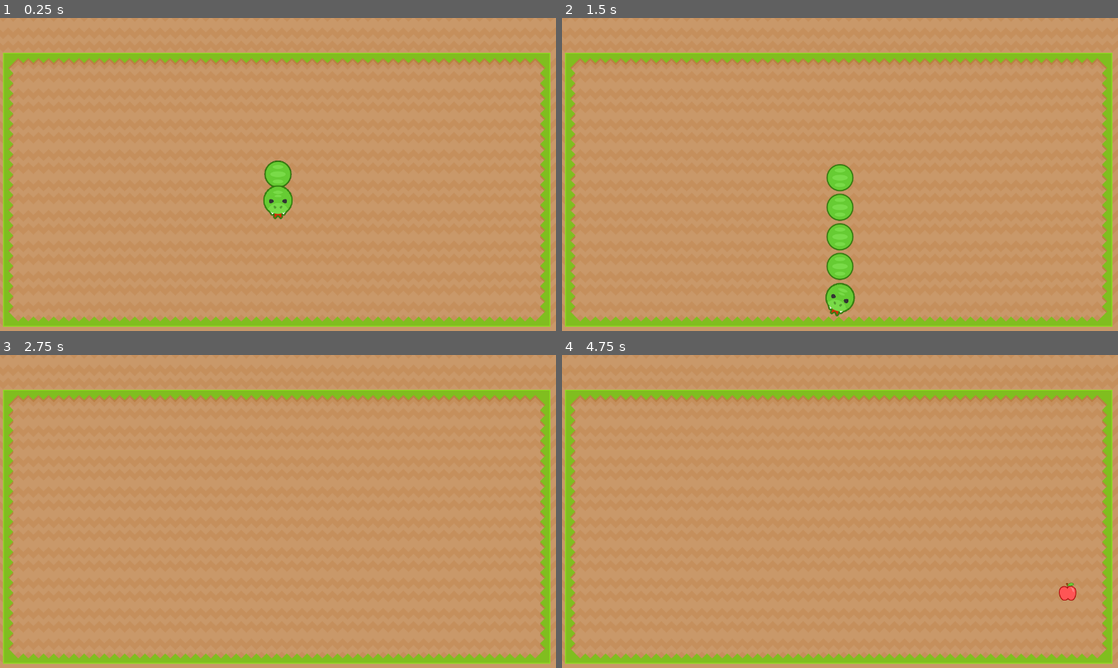
Above: before the commit, frames 1-4 (two rows, left to right).
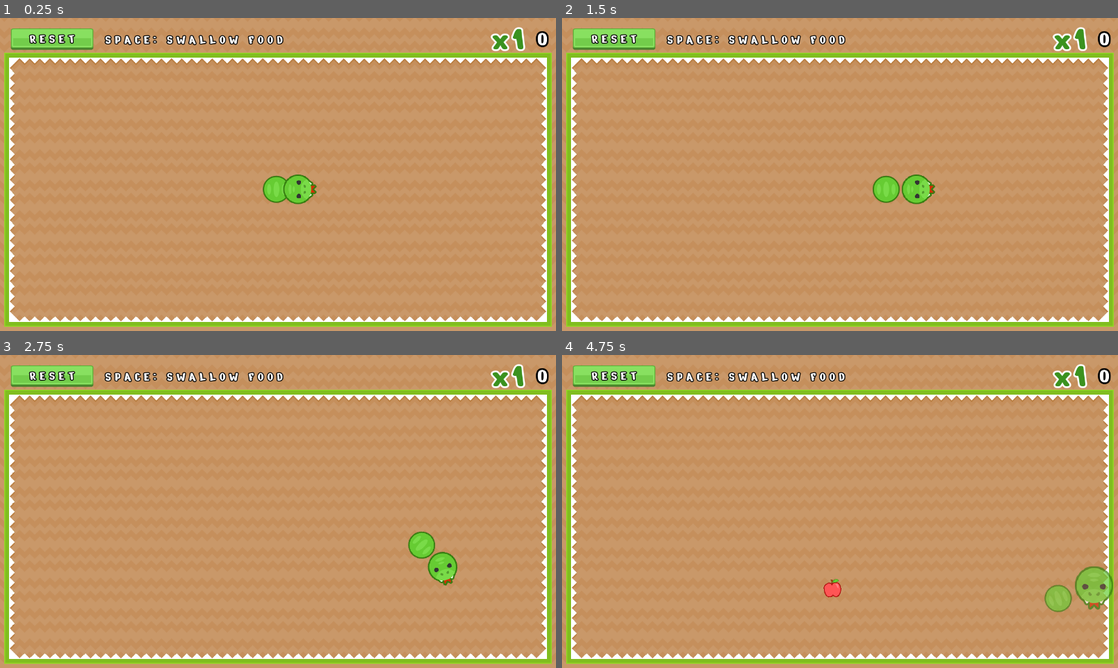
Above: after the commit, the same moments.

Repository: Dancovich/hungry_snake
Game: Godot game, scene res://stage/stage.tscn
Two runs of this game, one before a commit and one after it. Both use one fixed random seed, a clock stepped at 60 frames per second and the inputs below.
Inputs (mouse positions are in pixels of both pictures, inside the frame that each line leads up to):
- Up to frame 1 (0.25 s): no input
- Up to frame 2 (1.5 s): click (612, 39) at 0.52 s; hold Right (move_right) from 1.28 s (still down); hold Space (eat, bound only after the commit) from 1.28 s (still down)
- Up to frame 3 (2.75 s): release Right (move_right) at 2.03 s; release Space (eat, bound only after the commit) at 2.03 s; hold Down (move_down) from 2.03 s (still down); tap Space (eat, bound only after the commit) at 2.1 s
- Up to frame 4 (4.75 s): release Down (move_down) at 2.78 s; hold Right (move_right) 2.78-3.53 s; hold Space (eat, bound only after the commit) 2.78-3.53 s; hold Up (move_up) 3.53-4.28 s; tap Space (eat, bound only after the commit) at 3.6 s; hold Left (move_left) from 4.28 s (still down); hold Space (eat, bound only after the commit) from 4.28 s (still down)

The runs differ from the first frame. In frame 1, 7.1% of the frame differs, in the area x 0-100%, y 2-99%; in frame 2, 8.7%; in frame 3, 6.9%; in frame 4, 7.3%.

Commit message:
Implemented scoring system and reset button

Diff:
--- a/project.godot
+++ b/project.godot
@@ -73,24 +73,42 @@
 "deadzone": 0.5,
 "events": [ Object(InputEventKey,"resource_local_to_scene":false,"resource_name":"","device":0,"alt":false,"shift":false,"control":false,"meta":false,"command":false,"pressed":false,"scancode":16777232,"unicode":0,"echo":false,"script":null)
 , Object(InputEventJoypadMotion,"resource_local_to_scene":false,"resource_name":"","device":0,"axis":1,"axis_value":-1.0,"script":null)
+, Object(InputEventKey,"resource_local_to_scene":false,"resource_name":"","device":0,"alt":false,"shift":false,"control":false,"meta":false,"command":false,"pressed":false,"scancode":87,"unicode":0,"echo":false,"script":null)
  ]
 }
 move_down={
 "deadzone": 0.5,
 "events": [ Object(InputEventKey,"resource_local_to_scene":false,"resource_name":"","device":0,"alt":false,"shift":false,"control":false,"meta":false,"command":false,"pressed":false,"scancode":16777234,"unicode":0,"echo":false,"script":null)
 , Object(InputEventJoypadMotion,"resource_local_to_scene":false,"resource_name":"","device":0,"axis":1,"axis_value":1.0,"script":null)
+, Object(InputEventKey,"resource_local_to_scene":false,"resource_name":"","device":0,"alt":false,"shift":false,"control":false,"meta":false,"command":false,"pressed":false,"scancode":83,"unicode":0,"echo":false,"script":null)
  ]
 }
 move_left={
 "deadzone": 0.5,
 "events": [ Object(InputEventKey,"resource_local_to_scene":false,"resource_name":"","device":0,"alt":false,"shift":false,"control":false,"meta":false,"command":false,"pressed":false,"scancode":16777231,"unicode":0,"echo":false,"script":null)
 , Object(InputEventJoypadMotion,"resource_local_to_scene":false,"resource_name":"","device":0,"axis":0,"axis_value":-1.0,"script":null)
+, Object(InputEventKey,"resource_local_to_scene":false,"resource_name":"","device":0,"alt":false,"shift":false,"control":false,"meta":false,"command":false,"pressed":false,"scancode":65,"unicode":0,"echo":false,"script":null)
  ]
 }
 move_right={
 "deadzone": 0.5,
 "events": [ Object(InputEventKey,"resource_local_to_scene":false,"resource_name":"","device":0,"alt":false,"shift":false,"control":false,"meta":false,"command":false,"pressed":false,"scancode":16777233,"unicode":0,"echo":false,"script":null)
 , Object(InputEventJoypadMotion,"resource_local_to_scene":false,"resource_name":"","device":0,"axis":0,"axis_value":1.0,"script":null)
+, Object(InputEventKey,"resource_local_to_scene":false,"resource_name":"","device":0,"alt":false,"shift":false,"control":false,"meta":false,"command":false,"pressed":false,"scancode":68,"unicode":0,"echo":false,"script":null)
+ ]
+}
+eat={
+"deadzone": 0.5,
+"events": [ Object(InputEventKey,"resource_local_to_scene":false,"resource_name":"","device":0,"alt":false,"shift":false,"control":false,"meta":false,"command":false,"pressed":false,"scancode":32,"unicode":0,"echo":false,"script":null)
+, Object(InputEventJoypadButton,"resource_local_to_scene":false,"resource_name":"","device":0,"button_index":0,"pressure":0.0,"pressed":false,"script":null)
+ ]
+}
+accept={
+"deadzone": 0.5,
+"events": [ Object(InputEventKey,"resource_local_to_scene":false,"resource_name":"","device":0,"alt":false,"shift":false,"control":false,"meta":false,"command":false,"pressed":false,"scancode":32,"unicode":0,"echo":false,"script":null)
+, Object(InputEventKey,"resource_local_to_scene":false,"resource_name":"","device":0,"alt":false,"shift":false,"control":false,"meta":false,"command":false,"pressed":false,"scancode":16777221,"unicode":0,"echo":false,"script":null)
+, Object(InputEventJoypadButton,"resource_local_to_scene":false,"resource_name":"","device":0,"button_index":11,"pressure":0.0,"pressed":false,"script":null)
+, Object(InputEventJoypadButton,"resource_local_to_scene":false,"resource_name":"","device":0,"button_index":0,"pressure":0.0,"pressed":false,"script":null)
  ]
 }
 
--- /dev/null
+++ b/resources/font_outline_30.tres
@@ -0,0 +1,10 @@
+[gd_resource type="DynamicFont" load_steps=2 format=2]
+
+[ext_resource path="res://resources/nerko_one_regular.ttf" type="DynamicFontData" id=1]
+
+[resource]
+size = 30
+outline_size = 2
+outline_color = Color( 0, 0, 0, 1 )
+extra_spacing_char = 8
+font_data = ExtResource( 1 )
--- /dev/null
+++ b/resources/font_outline_50.tres
@@ -0,0 +1,10 @@
+[gd_resource type="DynamicFont" load_steps=2 format=2]
+
+[ext_resource path="res://resources/nerko_one_regular.ttf" type="DynamicFontData" id=1]
+
+[resource]
+size = 50
+outline_size = 4
+outline_color = Color( 0, 0, 0, 1 )
+extra_spacing_char = 8
+font_data = ExtResource( 1 )
--- /dev/null
+++ b/resources/font_outline_red_80.tres
@@ -0,0 +1,9 @@
+[gd_resource type="DynamicFont" load_steps=2 format=2]
+
+[ext_resource path="res://resources/nerko_one_regular.ttf" type="DynamicFontData" id=1]
+
+[resource]
+size = 80
+outline_size = 4
+extra_spacing_char = 8
+font_data = ExtResource( 1 )
--- a/snake/snake.gd
+++ b/snake/snake.gd
@@ -1,12 +1,14 @@
 class_name Snake
 extends Node2D
 
-signal food_eaten(food)
+signal food_eaten(snake, food)
+signal food_swallowed(snake, qtd_food_swallowed)
 signal dead
 
-const SPEED := 240.0
-const ROTATION_SPEED := 3.5
+const SPEED := 200.0
+const ROTATION_SPEED := 2.2
 const DEFAULT_SIZE := 0.85
+const SIZE_INCREMENT := 0.2
 
 export var snake_body: PackedScene = preload("res://snake/snake_body_part.tscn")
 
@@ -14,13 +16,25 @@
 onready var _anim: AnimationPlayer = $AnimationPlayer
 
 var _body_parts := []
-var _speed := Vector2.DOWN * SPEED
+var _speed := Vector2.RIGHT * SPEED
 var _size := DEFAULT_SIZE
 var _queue_kill := false
 
+func set_snake_position(pos: Vector2) -> void:
+	_head.position = pos
+	for part in _body_parts:
+		part.position = pos
+
 func increase_size() -> void:
-	_size += 0.1
+	_size += SIZE_INCREMENT
 	_head.scale_head = _size
+
+func count_size_increments() -> int:
+	var value := (_size - DEFAULT_SIZE) / SIZE_INCREMENT
+	return int(round(value))
+
+func count_body_parts() -> int:
+	return _body_parts.size()
 
 func reset_size() -> void:
 	_size = DEFAULT_SIZE
@@ -73,9 +87,16 @@
 	_head.connect("body_entered", self, "_on_object_contact")
 
 	add_body_part()
-	add_body_part()
-	add_body_part()
-	add_body_part()
+
+func _unhandled_input(event: InputEvent) -> void:
+	if !_queue_kill && \
+			_size > DEFAULT_SIZE && \
+			event.is_action_pressed("eat"):
+		get_tree().set_input_as_handled()
+		var qtd_food_swallowed := count_size_increments()
+		reset_size()
+		add_body_part()
+		emit_signal("food_swallowed", self, qtd_food_swallowed)
 
 func _physics_process(delta: float) -> void:
 	if _queue_kill:
@@ -118,9 +139,9 @@
 		return
 
 	if area is Food && area.active:
-		emit_signal("food_eaten", area)
 		increase_size()
+		emit_signal("food_eaten", self, area)
 	elif area is Thorn && area.active:
 		kill()
-	elif !(area is Thorn):
+	elif area is TileMap:
 		kill()
--- a/stage/food.gd
+++ b/stage/food.gd
@@ -22,7 +22,7 @@
 func _ready() -> void:
 	visible = false
 
-func _process(delta: float) -> void:
+func _process(_delta: float) -> void:
 	if _queue_kill:
 		return
 
--- a/stage/stage.gd
+++ b/stage/stage.gd
@@ -1,4 +1,6 @@
 extends Node2D
+
+const MAX_THORNS := 10
 
 export var snake_scene: PackedScene = preload("res://snake/snake.tscn")
 export var food_scene: PackedScene = preload("res://stage/food.tscn")
@@ -10,55 +12,163 @@
 onready var _spawn_bl: Position2D = $SpawnBL
 onready var _spawn_tr: Position2D = $SpawnTR
 
+onready var _node_score: Label = $Hud/GridContainer/Score
+onready var _node_multiplier: Label = $Hud/GridContainer/Multiplier
+onready var _node_score_grid: GridContainer = $Hud/GridContainer
+
+var _snake: Snake
+var _score := 0
+var _multiplier := 1.0
+var _qtd_thorns := 0
+var _gameover := false
+
 func _ready() -> void:
 	reset_game()
 
-func _physics_process(delta: float) -> void:
+func _physics_process(_delta: float) -> void:
 	spawn_food()
+	spawn_thorn()
 
 func reset_game() -> void:
+	randomize()
+
+	_gameover = false
+	_score = 0
+	_multiplier = 1.0
+	_qtd_thorns = 0
+	_node_score.text = str(_score)
+	_node_multiplier.text = "x" + str(_multiplier)
+	_node_score_grid.anchor_left = 1.0
+	_node_score_grid.anchor_right = 1.0
+	_node_score_grid.anchor_top = 0.0
+	_node_score_grid.anchor_bottom = 0.0
+
 	var entities: Node2D = $Entities
 
 	for entity in entities.get_children():
 		entity.queue_free()
 
-	var snake: Snake = snake_scene.instance()
-	entities.add_child(snake)
-	snake.add_to_group("player")
-	snake.connect("food_eaten", self, "_on_food_eaten")
-	snake.position = Vector2(640, 360)
+	spawn_snake()
 
-func can_spawn(position: Vector2, min_distance: float = 200.0) -> bool:
-	var snakes = get_tree().get_nodes_in_group("player")
-	if !snakes.empty():
-		var snake: Snake = snakes.front()
-		var parts = snake.get_body_parts()
+func can_spawn(position: Vector2, min_distance: float, min_distance_snake: float) -> bool:
+	var min_distance_sqr := pow(min_distance, 2.0)
+	var min_distance_snake_sqr := pow(min_distance_snake, 2.0)
+
+	if _snake != null && is_instance_valid(_snake):
+		var parts = _snake.get_body_parts()
 		for obst in parts:
-			if obst.position.distance_to(position) <= min_distance:
+			if obst.global_position.distance_squared_to(position) <= min_distance_snake_sqr:
 				return false
 
 	var obstacles = get_tree().get_nodes_in_group("spawn_obstacles")
 	for obst in obstacles:
-		if obst.position.distance_to(position) <= min_distance:
+		if obst.position.distance_squared_to(position) <= min_distance_sqr:
 			return false
 	return true
+
+func spawn_snake() -> void:
+	if _gameover:
+		return
+
+	var position := Vector2(\
+		((_spawn_tr.position.x - _spawn_tl.position.x) / 2.0) + _spawn_tl.position.x, \
+		((_spawn_bl.position.y - _spawn_tl.position.y) / 2.0) + _spawn_tl.position.y)
+
+	var allowed := can_spawn(position, 200.0, 0.0)
+
+	var attempts := 0
+	while attempts < 100 && !allowed:
+		position.x = rand_range(_spawn_tl.position.x, _spawn_tr.position.x)
+		position.y = rand_range(_spawn_tl.position.y, _spawn_bl.position.y)
+		allowed = can_spawn(position, 200.0, 0.0)
+		attempts = attempts + 1
+
+	if allowed:
+		if _snake != null && is_instance_valid(_snake):
+			_snake.queue_free()
+
+		_snake = snake_scene.instance()
+		$Entities.add_child(_snake)
+
+		# warning-ignore:return_value_discarded
+		_snake.connect("food_eaten", self, "_on_food_eaten")
+		# warning-ignore:return_value_discarded
+		_snake.connect("food_swallowed", self, "_on_food_swallowed")
+		# warning-ignore:return_value_discarded
+		_snake.connect("dead", self, "_on_snake_dead")
+
+		_snake.position = Vector2.ZERO
+		_snake.set_snake_position(position)
+
+func spawn_thorn(force: bool = false) -> void:
+	if _qtd_thorns > MAX_THORNS:
+		return
+
+	var value := randi()
+	if !force:
+		if _thorn_timer.is_stopped():
+			_thorn_timer.start()
+			yield(_thorn_timer, "timeout")
+		else:
+			return
+
+	if _gameover:
+		return
+
+	var position := Vector2.ZERO
+	var allowed := false
+	var attempts := 0
+	while attempts < 10 && !allowed:
+		position.x = rand_range(_spawn_tl.position.x, _spawn_tr.position.x)
+		position.y = rand_range(_spawn_tl.position.y, _spawn_bl.position.y)
+		allowed = can_spawn(position, 80.0, 300.0)
+		attempts = attempts + 1
+
+	if allowed:
+		var thorn: Thorn = thorn_scene.instance()
+		$Entities.add_child(thorn)
+		thorn.position = position
+		thorn.add_to_group("spawn_obstacles")
+		$Entities.move_child(thorn, 0)
+		_qtd_thorns = _qtd_thorns + 1
 
 func spawn_food() -> void:
 	if _food_timer.is_stopped():
 		_food_timer.start()
 		yield(_food_timer, "timeout")
 
+		if _gameover:
+			return
+
 		var position := Vector2.ZERO
 		var allowed := false
-		while !allowed:
+		var attempts := 0
+		while attempts < 10 && !allowed:
 			position.x = rand_range(_spawn_tl.position.x, _spawn_tr.position.x)
 			position.y = rand_range(_spawn_tl.position.y, _spawn_bl.position.y)
-			allowed = can_spawn(position)
+			allowed = can_spawn(position, 80.0, 180.0)
+			attempts = attempts + 1
 
-		var food: Food = food_scene.instance()
-		$Entities.add_child(food)
-		food.position = position
-		food.add_to_group("spawn_obstacles")
+		if allowed:
+			var food: Food = food_scene.instance()
+			$Entities.add_child(food)
+			food.position = position
+			food.add_to_group("spawn_obstacles")
+			$Entities.move_child(food, 0)
 
-func _on_food_eaten(food) -> void:
+func _on_food_eaten(snake: Snake, food: Food) -> void:
 	food.kill()
+	var qtd_food := snake.count_size_increments()
+
+	var multiplier_increase := floor(qtd_food / 3.0)
+	_multiplier = 1.0 + multiplier_increase
+	_node_multiplier.text = "x" + str(_multiplier)
+
+func _on_food_swallowed(snake: Snake, qtd_food_swallowed: int) -> void:
+	_score += int(round(qtd_food_swallowed * _multiplier))
+	_node_score.text = str(_score)
+	_multiplier = 1.0
+	_node_multiplier.text = "x" + str(_multiplier)
+
+func _on_snake_dead() -> void:
+	_gameover = true
--- a/stage/stage.tscn
+++ b/stage/stage.tscn
@@ -1,31 +1,36 @@
-[gd_scene load_steps=12 format=2]
+[gd_scene load_steps=17 format=2]
 
 [ext_resource path="res://tilesets/sheet.png" type="Texture" id=1]
+[ext_resource path="res://resources/font_outline_50.tres" type="DynamicFont" id=2]
+[ext_resource path="res://resources/font_outline_red_80.tres" type="DynamicFont" id=3]
+[ext_resource path="res://resources/green_button01.png" type="Texture" id=4]
 [ext_resource path="res://stage/stage.gd" type="Script" id=5]
+[ext_resource path="res://resources/green_button00.png" type="Texture" id=6]
+[ext_resource path="res://resources/font_outline_30.tres" type="DynamicFont" id=7]
 
 [sub_resource type="ConvexPolygonShape2D" id=1]
-points = PoolVector2Array( 35, 0, 70, 0, 70, 70, 0, 70, 0, 35, 35, 35 )
+points = PoolVector2Array( 56, 0, 70, 0, 70, 70, 0, 70, 0, 56, 56, 56 )
 
 [sub_resource type="ConvexPolygonShape2D" id=2]
-points = PoolVector2Array( 35, 0, 35, 35, 70, 35, 70, 70, 0, 70, 0, 0 )
+points = PoolVector2Array( 14, 0, 14, 56, 70, 56, 70, 70, 0, 70, 0, 0 )
 
 [sub_resource type="ConvexPolygonShape2D" id=3]
-points = PoolVector2Array( 70, 70, 35, 70, 35, 0, 70, 0 )
+points = PoolVector2Array( 70, 70, 56, 70, 56, 0, 70, 0 )
 
 [sub_resource type="ConvexPolygonShape2D" id=4]
-points = PoolVector2Array( 35, 70, 0, 70, 0, 0, 35, 0 )
+points = PoolVector2Array( 14, 70, 0, 70, 0, 0, 14, 0 )
 
 [sub_resource type="ConvexPolygonShape2D" id=5]
-points = PoolVector2Array( 0, 0, 70, 0, 70, 70, 35, 70, 35, 35, 0, 35 )
+points = PoolVector2Array( 0, 0, 70, 0, 70, 70, 56, 70, 56, 14, 0, 14 )
 
 [sub_resource type="ConvexPolygonShape2D" id=6]
-points = PoolVector2Array( 0, 70, 0, 0, 70, 0, 70, 35, 35, 35, 35, 70 )
+points = PoolVector2Array( 0, 70, 0, 0, 70, 0, 70, 14, 14, 14, 14, 70 )
 
 [sub_resource type="ConvexPolygonShape2D" id=7]
-points = PoolVector2Array( 70, 70, 0, 70, 0, 35, 70, 35 )
+points = PoolVector2Array( 70, 70, 0, 70, 0, 56, 70, 56 )
 
 [sub_resource type="ConvexPolygonShape2D" id=8]
-points = PoolVector2Array( 70, 35, 0, 35, 0, 0, 70, 0 )
+points = PoolVector2Array( 70, 14, 0, 14, 0, 0, 70, 0 )
 
 [sub_resource type="TileSet" id=9]
 0/name = "sheet.png 0"
@@ -104,8 +109,88 @@
 [node name="Stage" type="Node2D"]
 script = ExtResource( 5 )
 
+[node name="Hud" type="CanvasLayer" parent="."]
+
+[node name="CenterContainer" type="CenterContainer" parent="Hud"]
+margin_left = 25.0
+margin_right = 215.0
+margin_bottom = 98.0
+__meta__ = {
+"_edit_use_anchors_": false
+}
+
+[node name="TextureButton" type="TextureButton" parent="Hud/CenterContainer"]
+margin_top = 24.0
+margin_right = 190.0
+margin_bottom = 73.0
+focus_mode = 0
+texture_normal = ExtResource( 6 )
+texture_pressed = ExtResource( 4 )
+
+[node name="Label" type="Label" parent="Hud/CenterContainer"]
+margin_left = 43.0
+margin_top = 30.0
+margin_right = 147.0
+margin_bottom = 67.0
+custom_fonts/font = ExtResource( 7 )
+text = "RESET"
+
+[node name="GridContainer" type="GridContainer" parent="Hud"]
+anchor_left = 1.0
+anchor_right = 1.0
+margin_left = -148.0
+margin_right = -20.0
+margin_bottom = 98.0
+grow_horizontal = 0
+rect_min_size = Vector2( 128, 98 )
+size_flags_horizontal = 8
+custom_constants/hseparation = 30
+columns = 3
+__meta__ = {
+"_edit_use_anchors_": false
+}
+
+[node name="Multiplier" type="Label" parent="Hud/GridContainer"]
+margin_right = 75.0
+margin_bottom = 98.0
+grow_horizontal = 0
+rect_min_size = Vector2( 75, 98 )
+custom_fonts/font = ExtResource( 3 )
+custom_colors/font_color = Color( 0.231373, 0.572549, 0.121569, 1 )
+text = "x1"
+align = 2
+__meta__ = {
+"_edit_use_anchors_": false
+}
+
+[node name="Score" type="Label" parent="Hud/GridContainer"]
+margin_left = 105.0
+margin_top = 18.0
+margin_right = 128.0
+margin_bottom = 79.0
+grow_horizontal = 0
+rect_min_size = Vector2( 23, 61 )
+custom_fonts/font = ExtResource( 2 )
+text = "0"
+align = 2
+uppercase = true
+__meta__ = {
+"_edit_use_anchors_": false
+}
+
+[node name="Label" type="Label" parent="Hud"]
+margin_left = 242.0
+margin_top = 32.0
+margin_right = 651.0
+margin_bottom = 69.0
+custom_fonts/font = ExtResource( 7 )
+text = "SPACE: SWALLOW FOOD"
+__meta__ = {
+"_edit_use_anchors_": false
+}
+
 [node name="TileMap" type="TileMap" parent="."]
-position = Vector2( 7.49152, 10.4881 )
+position = Vector2( 10, 10.488 )
 tile_set = SubResource( 9 )
 cell_size = Vector2( 70, 70 )
 collision_layer = 8
@@ -116,11 +201,13 @@
 [node name="Entities" type="Node2D" parent="."]
 
 [node name="FoodSpawnTimer" type="Timer" parent="."]
+process_mode = 0
 wait_time = 3.0
 one_shot = true
 
 [node name="ThornSpawnTimer" type="Timer" parent="."]
-wait_time = 5.0
+process_mode = 0
+wait_time = 15.0
 one_shot = true
 
 [node name="SpawnTL" type="Position2D" parent="."]
@@ -131,3 +218,5 @@
 
 [node name="SpawnTR" type="Position2D" parent="."]
 position = Vector2( 1190, 152 )
+
+[connection signal="pressed" from="Hud/CenterContainer/TextureButton" to="." method="reset_game"]
--- a/stage/thorn.gd
+++ b/stage/thorn.gd
@@ -15,7 +15,7 @@
 func _ready() -> void:
 	visible = false
 
-func _process(delta: float) -> void:
+func _process(_delta: float) -> void:
 	if !active && !_anim.is_playing():
 		visible = true
 		activate()
--- a/stage/thorn.tscn
+++ b/stage/thorn.tscn
@@ -47,7 +47,7 @@
 
 [node name="Sprite" type="Sprite" parent="."]
 position = Vector2( 2.5457, 1.31888 )
-scale = Vector2( 0.986593, 0.986593 )
+scale = Vector2( 1e-05, 1e-05 )
 texture = ExtResource( 1 )
 region_enabled = true
 region_rect = Rect2( 0, 91, 80, 91 )
Binary file added: resources/green_button00.png
Not shown, added: resources/green_button00.png.import
Binary file added: resources/green_button01.png
Not shown, added: resources/green_button01.png.import
Binary file added: resources/nerko_one_regular.ttf
Binary file changed: tilesets/sheet.png
Binary file added: tilesets/sheet_original.png
Not shown, added: tilesets/sheet_original.png.import
Not shown, added: COPYRIGHT
